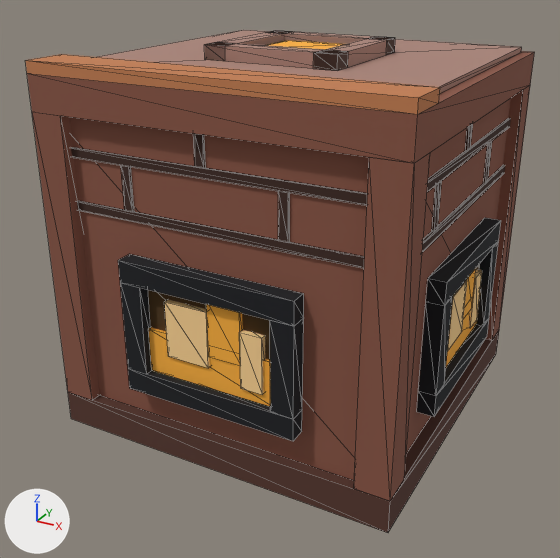
Renders of the glTF model assets/models/alloy.glb from each side of a commit.
Camera for both pictures: a 50 mm camera at (1.477, -1.403, 1.302) aimed at (0.476, 0.417, 0.392). Lighting does not change. The marker at lower left points along +X, +Y and +Z. The first picture is the older version. Mesh edges are drawn as thin lines.

Names of what the first picture shows: 'body.012', 'fire.001', 'flame.001', 'tier.004'.
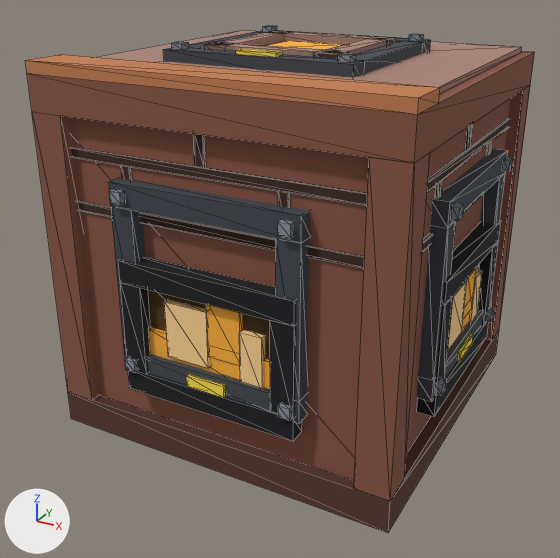
Changed parts and their boxes [x1, y1, x2, y2] in the pictures (560 x 558 px):
```json
{"object": "link_y-.006", "change": "added", "after": [109, 178, 310, 424], "faces in mat_case_dark (dark grey #42474f)": [109, 178, 310, 424], "faces in mat_steel (grey #8a919d)": [109, 189, 295, 421], "faces in mat_glow_energy (yellow #ffe14a)": [186, 374, 226, 398]}
{"object": "link_x+.006", "change": "added", "after": [416, 149, 513, 402], "faces in mat_case_dark (dark grey #42474f)": [416, 149, 508, 402], "faces in mat_steel (grey #8a919d)": [437, 157, 513, 395], "faces in mat_glow_energy (yellow #ffe14a)": [457, 333, 473, 361]}
{"object": "link_z+.006", "change": "added", "after": [163, 25, 431, 78], "faces in mat_case_dark (dark grey #42474f)": [163, 30, 431, 78], "faces in mat_steel (grey #8a919d)": [172, 25, 424, 63], "faces in mat_glow_energy (yellow #ffe14a)": [236, 48, 283, 57]}
```

Scene script edits in JSON lines:
```json
{"op": "add", "block": "mat_glow_energy", "code": ["mat_glow_energy = principled_material('glow_energy')", "mat_glow_energy.base_color = (1.0, 0.753, 0.0685)  # yellow #ffe14a", "mat_glow_energy.roughness = 1.0"]}
{"op": "add", "block": "mat_steel", "code": ["mat_steel = principled_material('steel')", "mat_steel.base_color = (0.254, 0.283, 0.337)  # grey #8a919d", "mat_steel.roughness = 1.0"]}
{"op": "add", "block": "mat_case_dark", "code": ["mat_case_dark = principled_material('case_dark')", "mat_case_dark.base_color = (0.0545, 0.063, 0.0782)  # dark grey #42474f", "mat_case_dark.roughness = 1.0"]}
{"op": "add", "block": "me_alloy_link_z", "code": ["me_alloy_link_z = bpy.data.meshes.new('alloy_link_z+')", "me_alloy_link_z.from_pydata(...)  # 64 vertices, 108 faces; spans x 0.238..0.762, y 0.238..0.762, z 0.991..1.061", "# faces by material slot: [48, 48, 12]", "me_alloy_link_z.materials.append(mat_case_dark)  # dark grey #42474f", "me_alloy_link_z.materials.append(mat_steel)  # grey #8a919d", "me_alloy_link_z.materials.append(mat_glow_energy)  # yellow #ffe14a"]}
{"op": "add", "block": "me_alloy_link_y_1", "code": ["me_alloy_link_y_1 = bpy.data.meshes.new('alloy_link_y-')", "me_alloy_link_y_1.from_pydata(...)  # 72 vertices, 108 faces; spans x 0.238..0.763, y -0.028..0.038, z 0.238..0.762", "# faces by material slot: [48, 48, 12]", "me_alloy_link_y_1.materials.append(mat_case_dark)  # dark grey #42474f", "me_alloy_link_y_1.materials.append(mat_steel)  # grey #8a919d", "me_alloy_link_y_1.materials.append(mat_glow_energy)  # yellow #ffe14a"]}
{"op": "add", "block": "me_alloy_link_x", "code": ["me_alloy_link_x = bpy.data.meshes.new('alloy_link_x+')", "me_alloy_link_x.from_pydata(...)  # 64 vertices, 108 faces; spans x 0.962..1.028, y 0.238..0.762, z 0.238..0.762", "# faces by material slot: [48, 48, 12]", "me_alloy_link_x.materials.append(mat_case_dark)  # dark grey #42474f", "me_alloy_link_x.materials.append(mat_steel)  # grey #8a919d", "me_alloy_link_x.materials.append(mat_glow_energy)  # yellow #ffe14a"]}
{"op": "add", "block": "ob_link_z__006", "code": ["ob_link_z__006 = bpy.data.objects.new('link_z+.006', me_alloy_link_z)", "ob_link_z__006.location = (0.0, 0.0, 0.0)"]}
{"op": "add", "block": "ob_link_y__006_1", "code": ["ob_link_y__006_1 = bpy.data.objects.new('link_y-.006', me_alloy_link_y_1)", "ob_link_y__006_1.location = (0.0, 0.0, 0.0)"]}
{"op": "add", "block": "ob_link_x__006", "code": ["ob_link_x__006 = bpy.data.objects.new('link_x+.006', me_alloy_link_x)", "ob_link_x__006.location = (0.0, 0.0, 0.0)"]}
```
